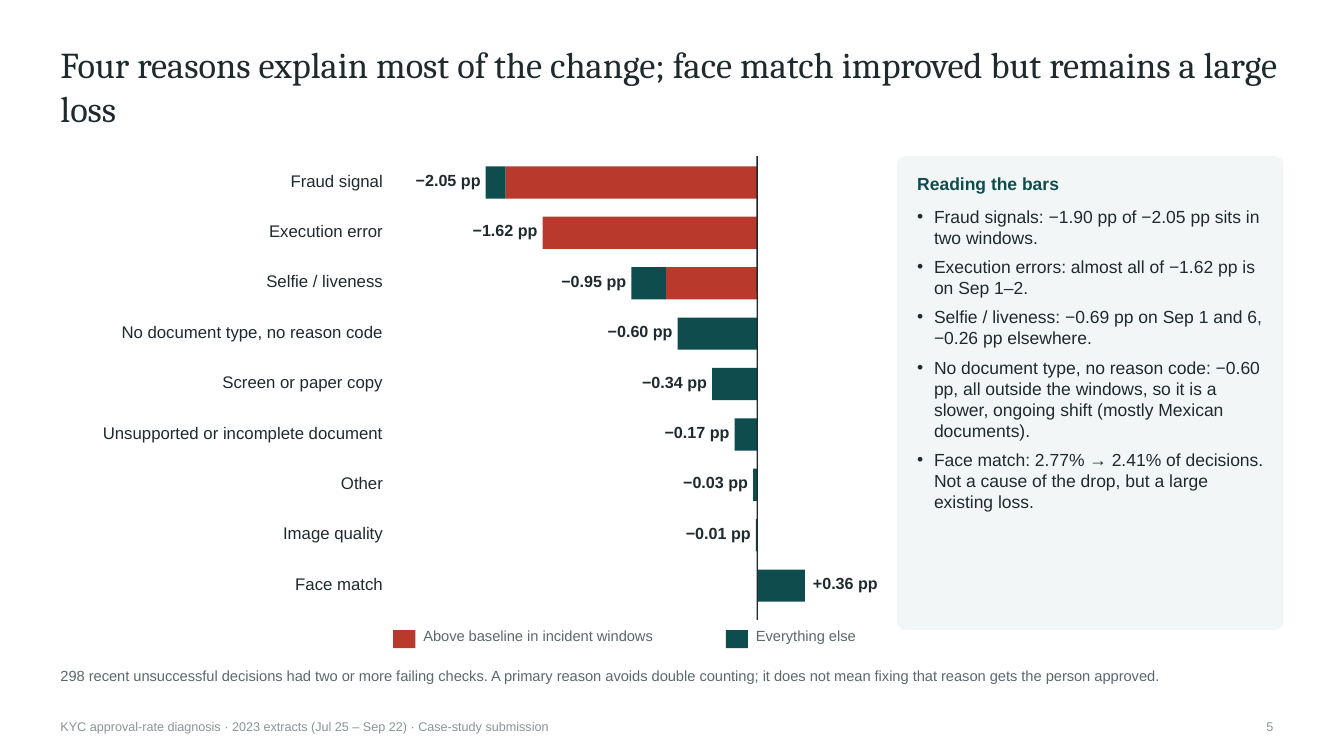
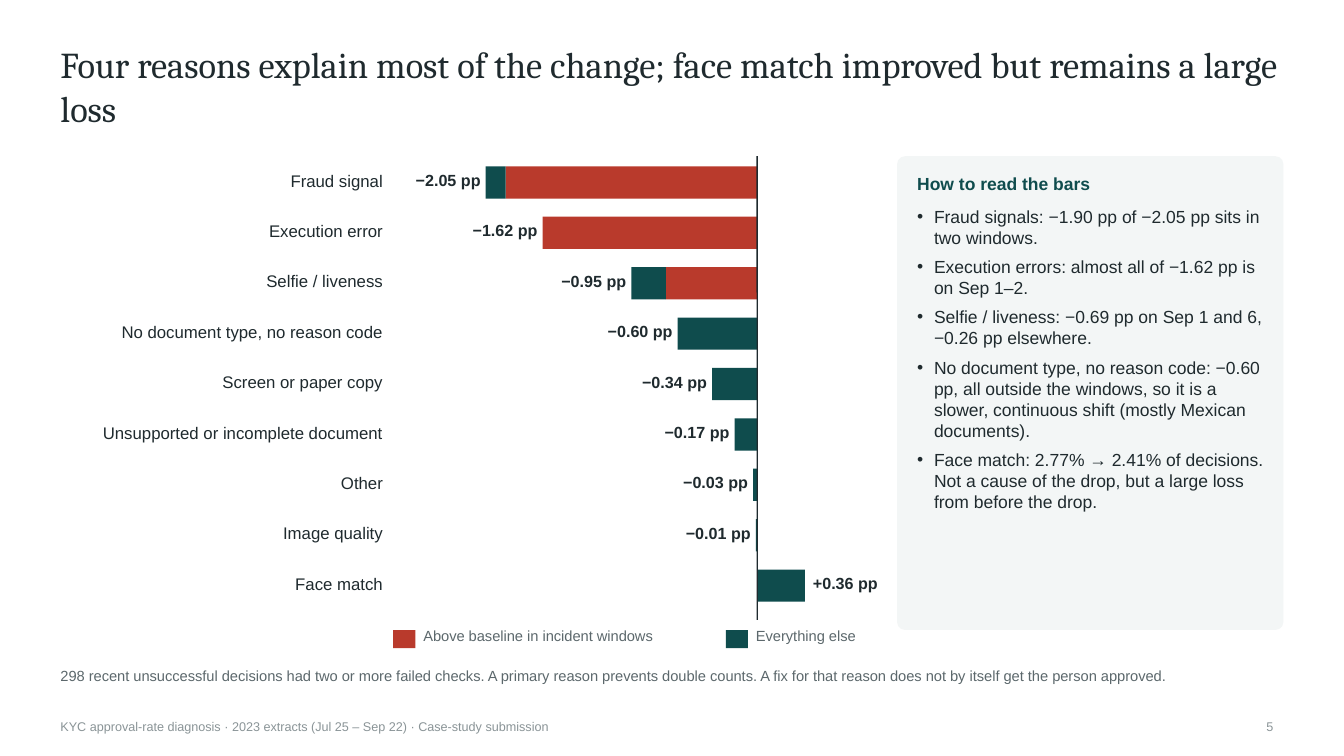
Before and after one commit to prosolkin/arq-kyc, a slide deck: slide 5 of analysis/export/kyc-approval-deck.pptx. Drawn at 1344x756 pixels with LibreOffice and Linux fonts; fonts in the diff are those of the drawing. Boxes give left, top, right and bottom in pixels: in the first picture for what was removed or moved away, otherwise in the second. Text is boxed around its words. In the diff, an @@ line names an element or a change of style, - is before the commit and + after.

```diff
--- a/analysis/export/kyc-approval-deck.pptx
+++ b/analysis/export/kyc-approval-deck.pptx
@@ text at (917, 177, 1090, 190): text changed @@
-Reading the bars
+How to read the bars
@@ text at (934, 361, 1264, 512): text changed @@
-• No document type, no reason code: −0.60 pp, all outside the windows, so it is a slower, ongoing shift (mostly Mexican documents).
-• Face match: 2.77% → 2.41% of decisions. Not a cause of the drop, but a large existing loss.
+• No document type, no reason code: −0.60 pp, all outside the windows, so it is a slower, continuous shift (mostly Mexican documents).
+• Face match: 2.77% → 2.41% of decisions. Not a cause of the drop, but a large loss from before the drop.
@@ text at (60, 670, 1166, 684): text changed @@
-298 recent unsuccessful decisions had two or more failing checks. A primary reason avoids double counting; it does not mean fixing that reason gets the person approved.
+298 recent unsuccessful decisions had two or more failed checks. A primary reason prevents double counts. A fix for that reason does not by itself get the person approved.
```
Also in this commit, not shown: 18 other slides changed, 43 other files.
